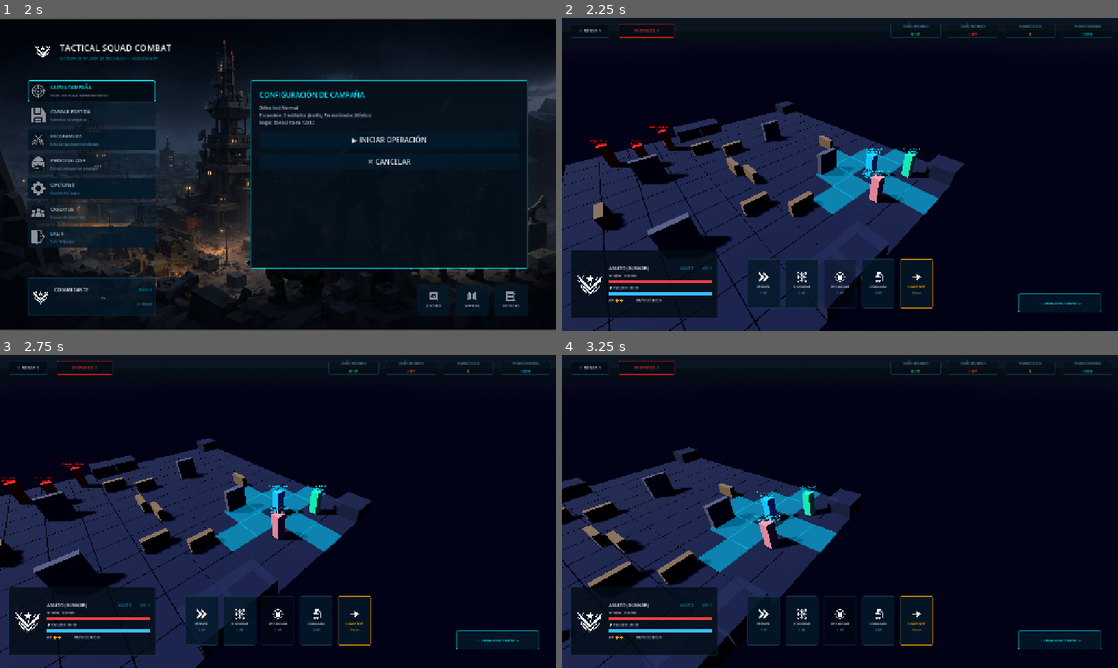
Above: before the commit, frames 1-4 (two rows, left to right).
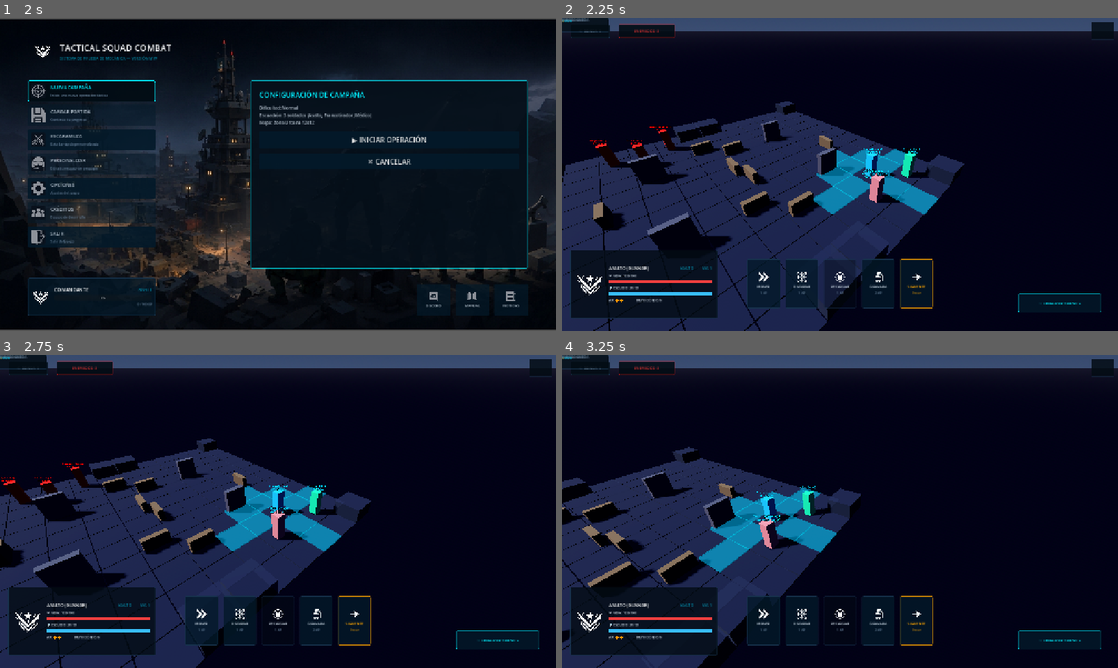
Above: after the commit, the same moments.

Repository: axel-molina/WarTacticGame
Game: Godot game, scene res://scenes/menu/menu_scene.tscn
Two runs of this game, one before a commit and one after it. Both use one fixed random seed, a clock stepped at 60 frames per second and the inputs below.
Inputs (mouse positions are in pixels of both pictures, inside the frame that each line leads up to):
- Up to frame 1 (2 s): click (88, 89) at 0.5 s; click (88, 89) at 1.25 s
- Up to frame 2 (2.25 s): click "▶ INICIAR OPERACIÓN" at 2 s
- Up to frame 3 (2.75 s): no input
- Up to frame 4 (3.25 s): tap Enter at 2.75 s; move the mouse to (962, 495) at 2.77 s; hold Right (ui_right) from 2.78 s (still down); hold Q from 2.78 s (still down); click (962, 495) at 2.92 s

Frame 1 is identical in both runs. In frame 2, 4.0% of the frame differs, in the area x 0-100%, y 0-8%; in frame 3, 4.0%; in frame 4, 4.0%.

Commit message:
Optimize header layout: limit dark panel background to StatsBox only and adjust node paths in HUDController

Diff:
--- a/tactical-squad-combat/scenes/ui/hud.tscn
+++ b/tactical-squad-combat/scenes/ui/hud.tscn
@@ -198,7 +198,7 @@
 anchor_right = 1.0
 offset_bottom = 60.0
 grow_horizontal = 2
-theme_override_styles/panel = SubResource("StyleBoxFlat_Header")
+theme_override_styles/panel = SubResource("StyleBoxEmpty_ActionPanel")
 
 [node name="Margin" type="MarginContainer" parent="HUD/TopPanel"]
 layout_mode = 2
@@ -243,9 +243,17 @@
 horizontal_alignment = 1
 vertical_alignment = 1
 
-[node name="StatsBox" type="HBoxContainer" parent="HUD/TopPanel/Margin/HBox"]
-layout_mode = 2
-theme_override_constants/margin_right = 10
+[node name="StatsBoxContainer" type="PanelContainer" parent="HUD/TopPanel/Margin/HBox"]
+layout_mode = 2
+theme_override_styles/panel = SubResource("StyleBoxFlat_Header")
+
+[node name="Margin" type="MarginContainer" parent="HUD/TopPanel/Margin/HBox/StatsBoxContainer"]
+layout_mode = 2
+theme_override_constants/margin_left = 16
+theme_override_constants/margin_right = 16
+
+[node name="StatsBox" type="HBoxContainer" parent="HUD/TopPanel/Margin/HBox/StatsBoxContainer/Margin"]
+layout_mode = 2
 theme_override_constants/separation = 32
 alignment = 2
 
--- a/tactical-squad-combat/scripts/ui/hud_controller.gd
+++ b/tactical-squad-combat/scripts/ui/hud_controller.gd
@@ -22,10 +22,10 @@
 @onready var label_turn: Label = null # No longer present as a separate banner
 @onready var btn_turn: Button = $BtnTurn
 
-@onready var label_dmg_dealt: Label = $TopPanel/Margin/HBox/StatsBox/DmgDealt/VBox/Val
-@onready var label_dmg_taken: Label = $TopPanel/Margin/HBox/StatsBox/DmgTaken/VBox/Val
-@onready var label_kills: Label = $TopPanel/Margin/HBox/StatsBox/Kills/VBox/Val
-@onready var label_accuracy: Label = $TopPanel/Margin/HBox/StatsBox/Accuracy/VBox/Val
+@onready var label_dmg_dealt: Label = $TopPanel/Margin/HBox/StatsBoxContainer/Margin/StatsBox/DmgDealt/VBox/Val
+@onready var label_dmg_taken: Label = $TopPanel/Margin/HBox/StatsBoxContainer/Margin/StatsBox/DmgTaken/VBox/Val
+@onready var label_kills: Label = $TopPanel/Margin/HBox/StatsBoxContainer/Margin/StatsBox/Kills/VBox/Val
+@onready var label_accuracy: Label = $TopPanel/Margin/HBox/StatsBoxContainer/Margin/StatsBox/Accuracy/VBox/Val
 @onready var label_hostiles: Label = $TopPanel/Margin/HBox/RoundBox/HostilesPanel/Label
 
 var selected_soldier: SoldierController = null
